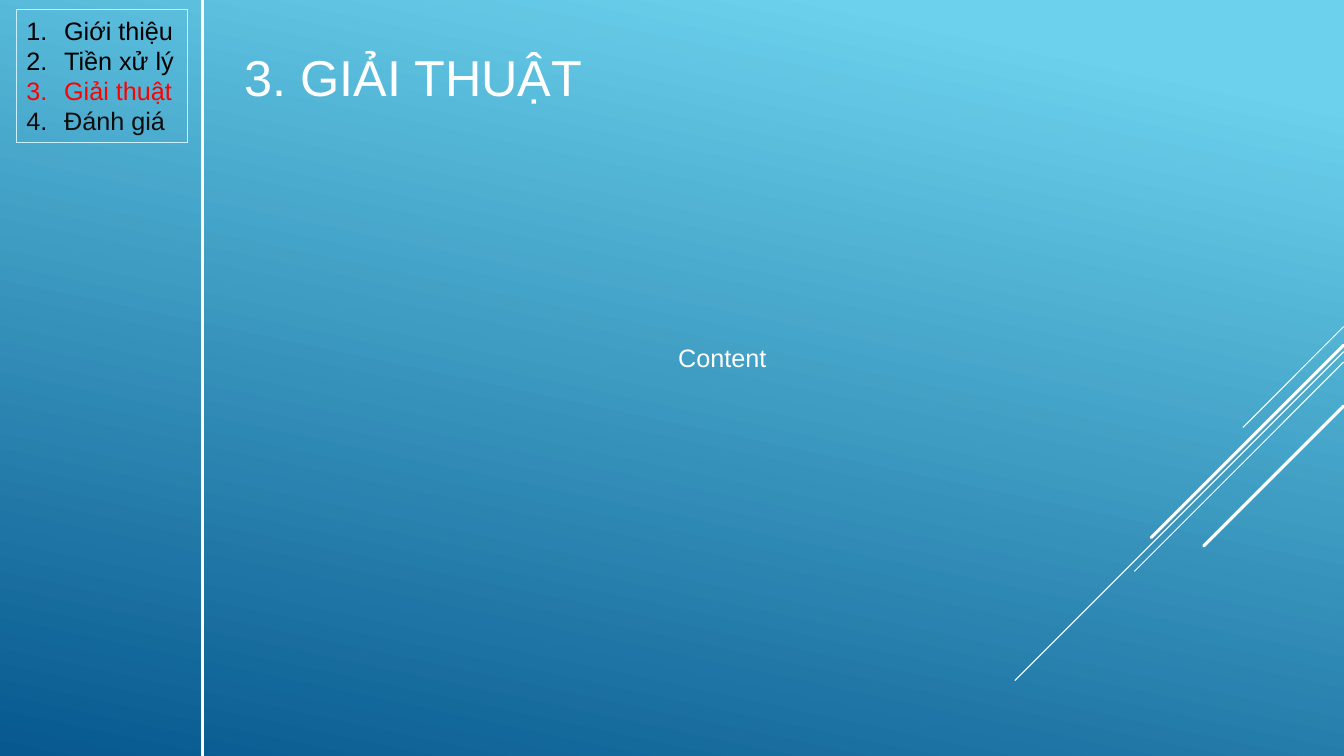
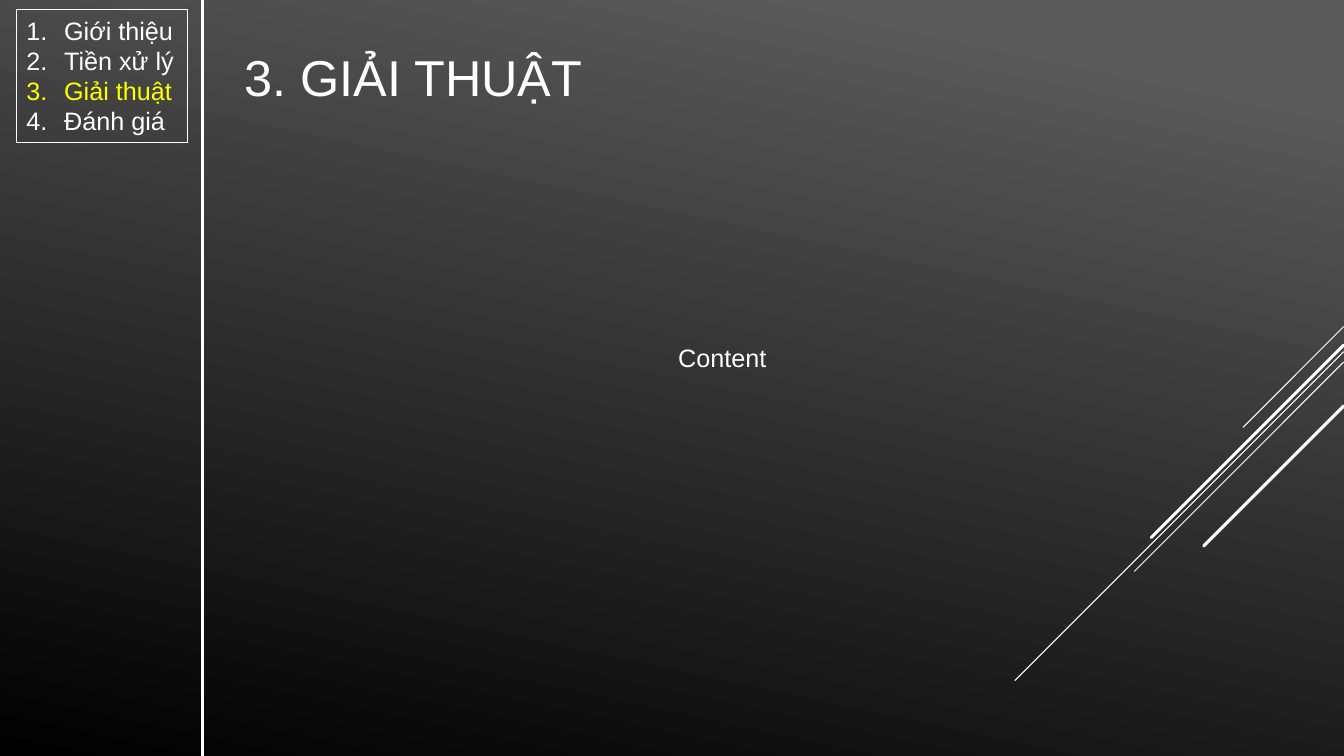
Before and after one commit to yllaw99/bike-sharing-predication-VN, a slide deck: slide 6 of báo cáo.pptx (slide 5 before the commit). Drawn at 1344x756 pixels with LibreOffice and Linux fonts; fonts in the diff are those of the drawing. Boxes give left, top, right and bottom in pixels: in the first picture for what was removed or moved away, otherwise in the second. Text is boxed around its words. In the diff, an @@ line names an element or a change of style, - is before the commit and + after.

```diff
--- a/báo cáo.pptx
+++ b/báo cáo.pptx
@@ background gradient #6ED2EB to #06588E to gradient #5B5B5B to #000000 @@
@@ rectangle "Giới thiệu" at bbox=[16, 10, 188, 142]: text colour #000000 to #FFFFFF in "Giới thiệu", "Tiền xử lý"; text colour #FF0000 to #FFFF00 in "Giải thuật"; text colour #0D0D0D to #FFFFFF in "Đánh giá"; outline #C8F1FB 0.75 pt to #FCFCFC 0.75 pt @@
```
Also in this commit, not shown: 4 other slides changed, 1 slide added.
